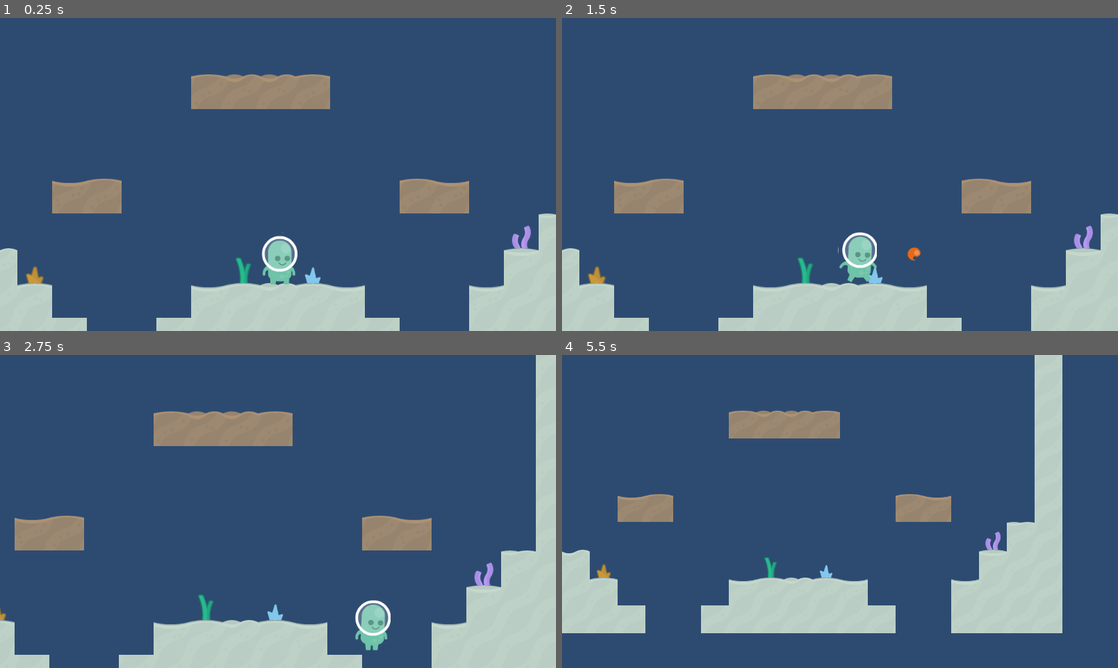
Above: before the commit, frames 1-4 (two rows, left to right).
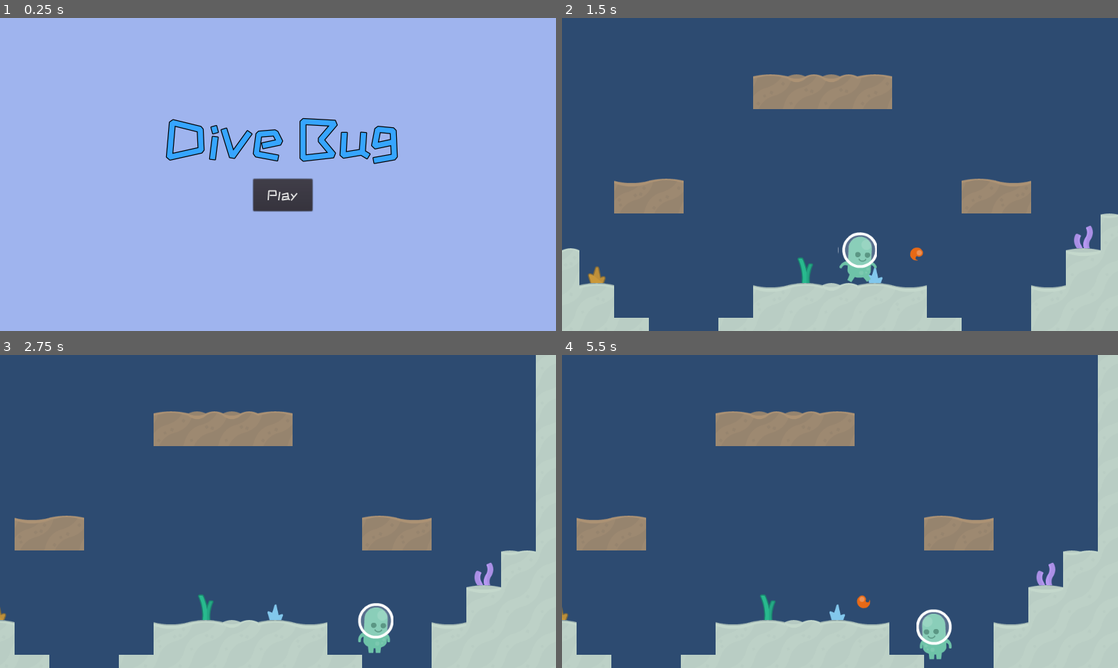
Above: after the commit, the same moments.

Repository: cpvanlue/dive-bug
Game: Godot game, scene res://src/MainMenu.tscn
The game is run twice, just before and just after one commit, with the same random seed, the same clock (stepped at 60 frames per second) and the same inputs. Before the commit the project starts from res://src/Level.tscn.
Inputs (mouse positions are in pixels of both pictures, inside the frame that each line leads up to):
- Up to frame 1 (0.25 s): no input
- Up to frame 2 (1.5 s): click (845, 193) at 0.5 s, where only the run after the commit has a clickable "Play"; tap Enter (shoot) at 1.25, 1.35 s; hold D (right) from 1.28 s (still down)
- Up to frame 3 (2.75 s): keep holding D (right); tap Enter (shoot) at 2.1 s
- Up to frame 4 (5.5 s): release D (right) at 2.78 s; hold A (left) 2.78-3.53 s; hold Shift (sprint) 2.78-3.53 s; tap Enter (shoot) at 3.05, 3.8, 4.35, 5.1 s; hold D (right) 3.53-5.03 s; tap Space (swim) at 3.6 s; hold A (left) from 5.03 s (still down)

The runs differ from the first frame. In frame 1, 100% of the frame differs, in the area x 0-100%, y 0-100%; in frame 2, less than 0.1%; in frame 3, 0.5%; in frame 4, 32%.

Commit message:
Add main menu to begin to build initial prototype player loop

Diff:
--- a/project.godot
+++ b/project.godot
@@ -11,7 +11,7 @@
 [application]
 
 config/name="CS315Final"
-run/main_scene="res://src/Level.tscn"
+run/main_scene="res://src/MainMenu.tscn"
 config/icon="res://icon.png"
 
 [display]
--- /dev/null
+++ b/src/MainMenu.gd
@@ -0,0 +1,5 @@
+extends Node2D
+
+
+func _on_PlayButton_pressed():
+	var _ignored = get_tree().change_scene("res://src/Level.tscn")
--- /dev/null
+++ b/src/MainMenu.tscn
@@ -0,0 +1,54 @@
+[gd_scene load_steps=5 format=2]
+
+[ext_resource path="res://assets/ZCOOLKuaiLe-Regular.ttf" type="DynamicFontData" id=1]
+[ext_resource path="res://src/MainMenu.gd" type="Script" id=2]
+
+[sub_resource type="DynamicFont" id=1]
+size = 128
+outline_size = 2
+outline_color = Color( 0, 0, 0, 1 )
+font_data = ExtResource( 1 )
+
+[sub_resource type="DynamicFont" id=2]
+size = 32
+font_data = ExtResource( 1 )
+
+[node name="MainMenu" type="Node2D"]
+script = ExtResource( 2 )
+
+[node name="ColorRect" type="ColorRect" parent="."]
+margin_right = 1280.0
+margin_bottom = 720.0
+color = Color( 0.627451, 0.709804, 0.937255, 1 )
+__meta__ = {
+"_edit_use_anchors_": true
+}
+
+[node name="Label" type="Label" parent="."]
+anchor_left = 1.0
+anchor_top = 0.5
+anchor_right = 1.0
+anchor_bottom = 0.5
+margin_left = 378.158
+margin_top = 212.921
+margin_right = 919.158
+margin_bottom = 341.921
+custom_fonts/font = SubResource( 1 )
+custom_colors/font_color = Color( 0.215686, 0.65098, 1, 1 )
+text = "Dive Bug"
+__meta__ = {
+"_edit_use_anchors_": false
+}
+
+[node name="PlayButton" type="Button" parent="."]
+margin_left = 582.958
+margin_top = 369.586
+margin_right = 718.958
+margin_bottom = 443.586
+custom_fonts/font = SubResource( 2 )
+text = "Play"
+__meta__ = {
+"_edit_use_anchors_": false
+}
+
+[connection signal="pressed" from="PlayButton" to="." method="_on_PlayButton_pressed"]
--- a/src/Player.gd
+++ b/src/Player.gd
@@ -75,9 +75,9 @@
 	var fireball = preload("res://src/Fireball.tscn").instance()
 	fireball.init(speed)
 	if speed > 0:
-		fireball.position.x = self.position.x + 50
+		fireball.position.x = self.position.x + 55
 	else:
-		fireball.position.x = self.position.x - 50
+		fireball.position.x = self.position.x - 55
 	fireball.position.y = self.position.y
 	fireball.connect("enemy_down", get_parent(), "_on_Enemy_Killed")
 	get_parent().add_child(fireball)
Binary file added: assets/ZCOOLKuaiLe-Regular.ttf
